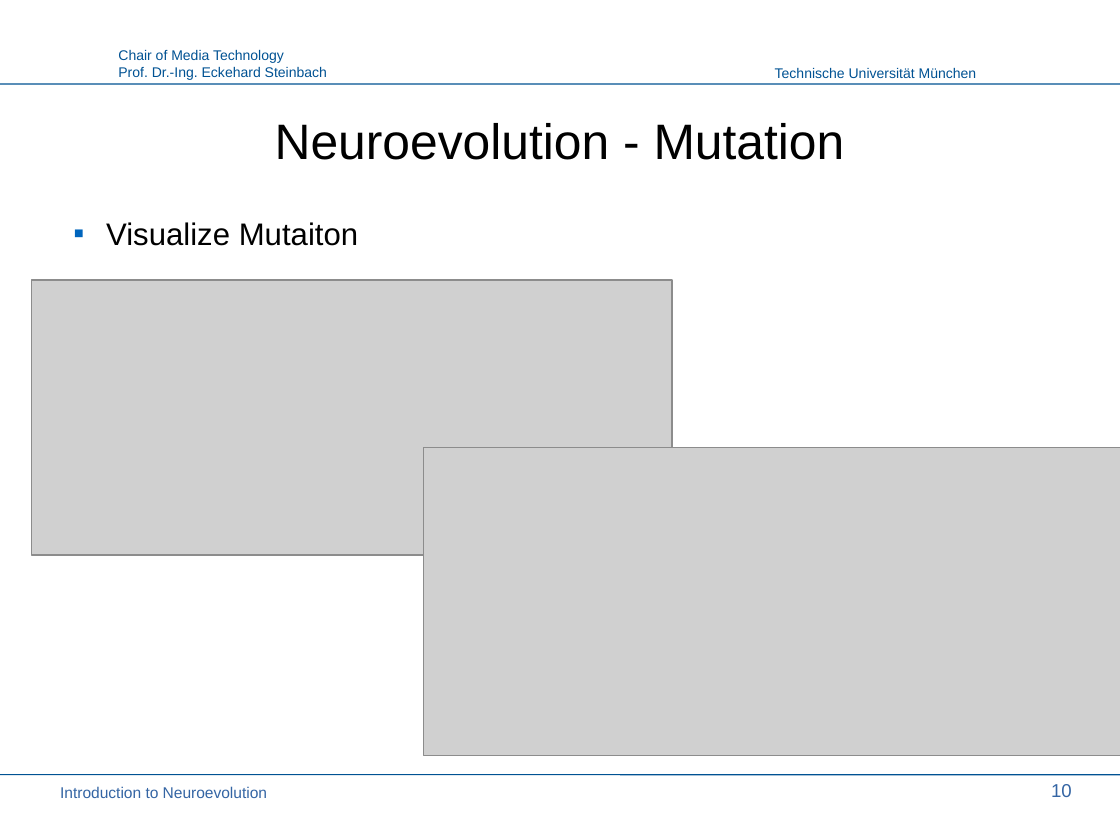
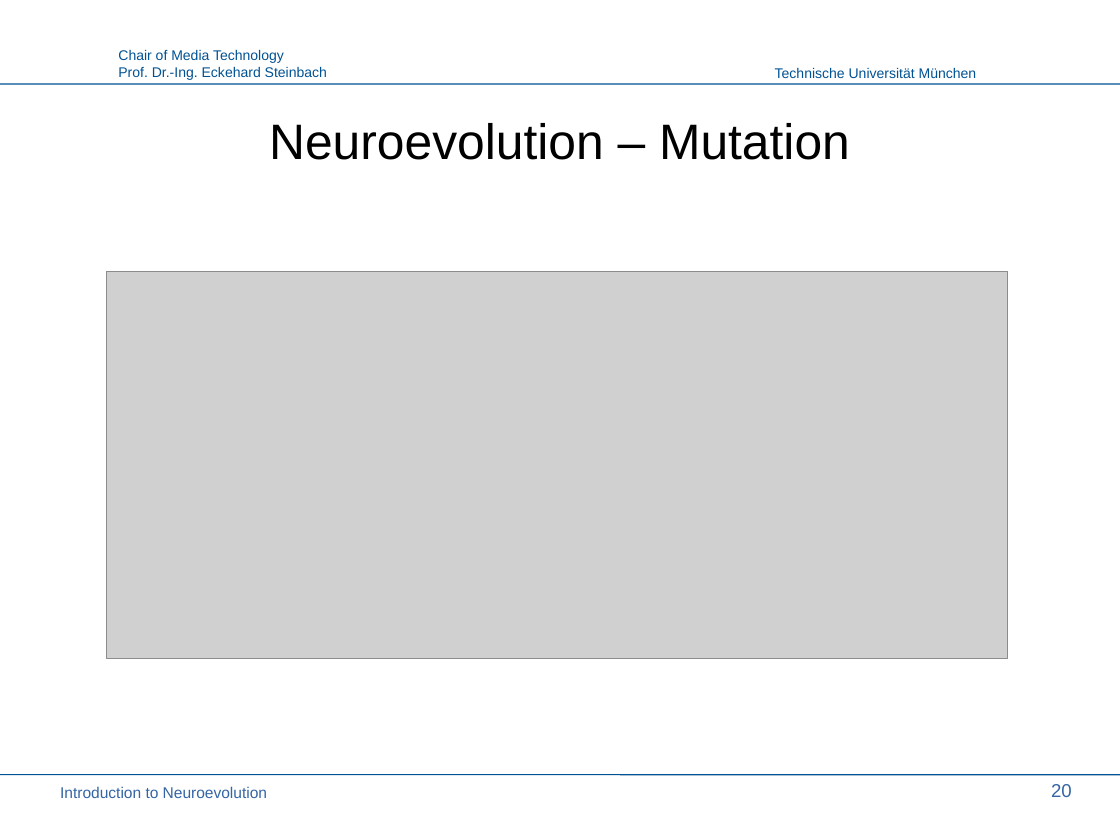
Before and after one commit to PaulPauls/Neuroevolution_of_Augmenting_Topologies_Paper, a slide deck: slide 20 of presentation/neuroevolution_presentation.odp (slide 10 before the commit). Drawn at 1120x840 pixels with LibreOffice and Linux fonts; fonts in the diff are those of the drawing; grey boxes stand for pictures; background and template pictures are left out. Boxes give left, top, right and bottom in pixels: in the first picture for what was removed or moved away, otherwise in the second. Text is boxed around its words. In the diff, an @@ line names an element or a change of style, - is before the commit and + after.

```diff
--- a/presentation/neuroevolution_presentation.odp
+++ b/presentation/neuroevolution_presentation.odp
@@ title at [269, 123, 850, 160]: text changed @@
-Neuroevolution - Mutation
+Neuroevolution – Mutation
@@ text removed at [106, 222, 358, 246] @@
-▪ Visualize Mutaiton
@@ picture: place and size @@
-picture at [31, 280, 672, 556]
+picture at [106, 271, 1008, 659]
@@ picture removed at [423, 447, 1120, 756] @@
@@ page number at [1051, 784, 1072, 797]: text changed @@
-10
+20
```
Also in this commit, not shown: 15 other slides changed, 11 slides added.
